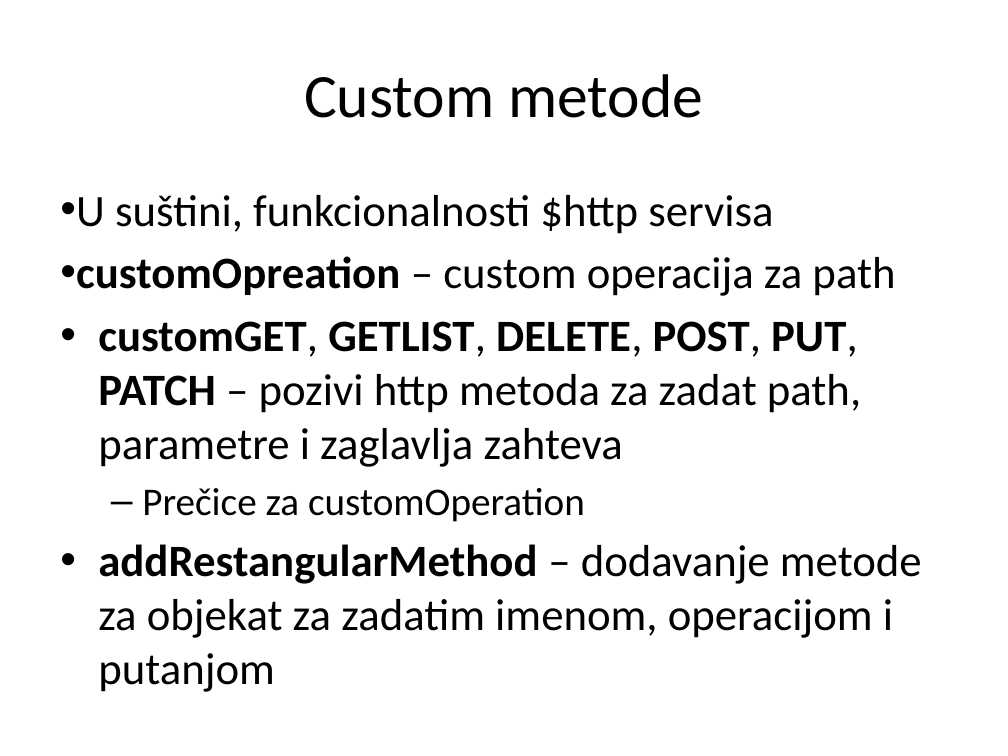
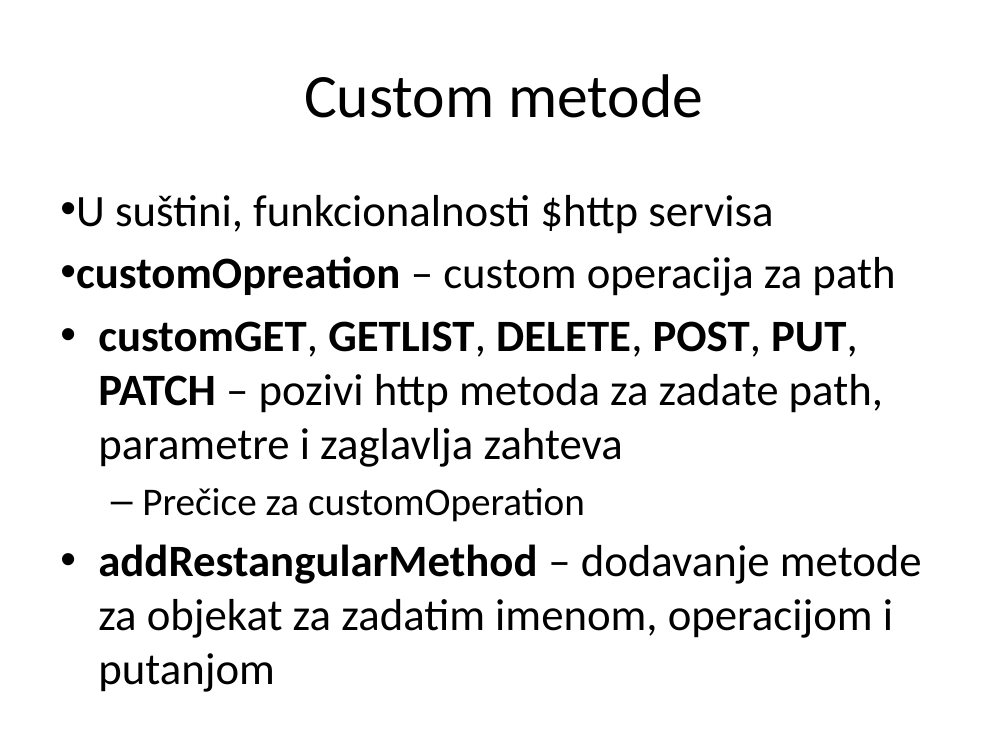
Before and after one commit to Cobrijani/2016, a slide deck: slide 47 of AngularJS/03_RESTPozivi/03 REST Pozivi.pptx. Drawn at 1008x756 pixels with LibreOffice and Linux fonts; fonts in the diff are those of the drawing. Boxes give left, top, right and bottom in pixels: in the first picture for what was removed or moved away, otherwise in the second. Text is boxed around its words. In the diff, an @@ line names an element or a change of style, - is before the commit and + after.

```diff
--- a/AngularJS/03_RESTPozivi/03 REST Pozivi.pptx
+++ b/AngularJS/03_RESTPozivi/03 REST Pozivi.pptx
@@ text at [98,321,883,467]: text changed @@
-• customGET, GETLIST, DELETE, POST, PUT, PATCH – pozivi http metoda za zadat path, parametre i zaglavlja zahteva
+• customGET, GETLIST, DELETE, POST, PUT, PATCH – pozivi http metoda za zadate path, parametre i zaglavlja zahteva
```
Also in this commit, not shown: 26 other slides changed, 43 other files.
